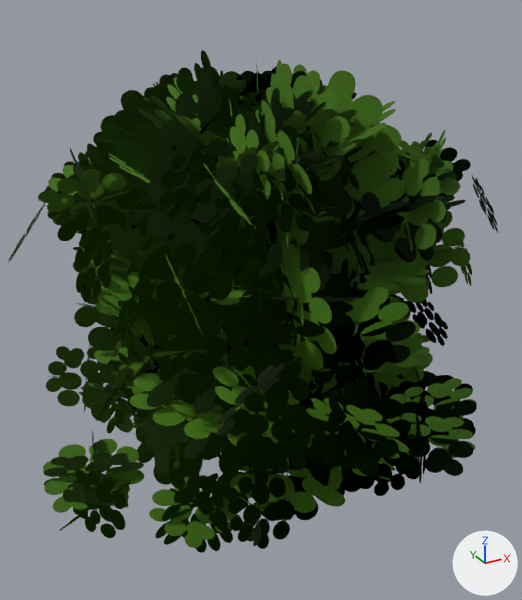
Renders of the glTF model apps/life/assets/grove/models/lod/ground/bush-2.glb from each side of a commit.
Before and after are seen from a 50 mm lens placed at (-0.469, -0.839, 0.756), pointed at (-0.008, 0.0, 0.337). Lighting does not change. The marker at lower right points along +X, +Y and +Z. The older version comes first. Where no turn or scale is listed for an object, it has been applied to the vertices.

In view in the first picture: 'Bush_Large'.
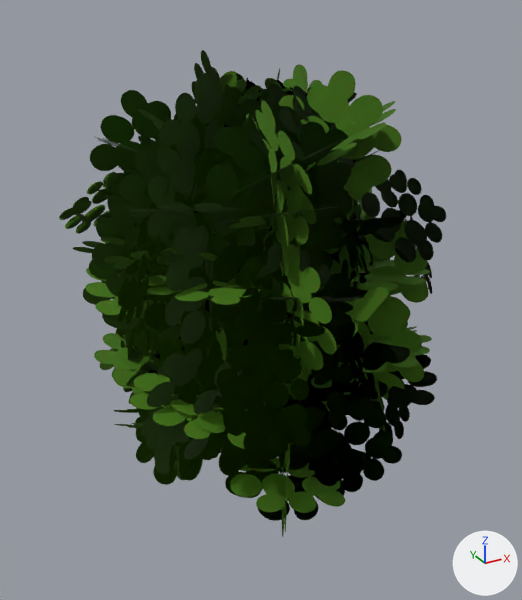
Commit message: Grove look round five: nothing dies (518 of 518 trees)

Where the newer file only moved an object's origin or applied its transform, the numbers keep the older frame.

Changed parts and their boxes [x1, y1, x2, y2] in the pictures (522 x 600 px):
```json
{"object": "Bush_Large", "change": "reshaped", "before": [8, 50, 498, 553], "after": [59, 50, 446, 537]}
{"part": 1, "of": "me_tree_046", "change": "deleted", "before": [8, 60, 498, 553], "on screen": "green"}
{"part": 2, "of": "me_tree_046", "change": "cut back", "before": [74, 73, 433, 488], "after": [97, 73, 422, 488], "on screen": "mostly hidden"}
```

The change, as JSON lines over the scene's bpy script:
```json
{"block": "me_tree_046", "where": "# used by ob_bush_large; location = (0.003, 0.0, 0.35)"}
{"op": "remove", "block": "me_tree_046", "code": "me_tree_046.from_pydata(...)  # 1532 vertices, 756 faces; spans x -0.376..0.376, y -0.395..0.395, z -0.35..0.35"}
{"op": "add", "block": "me_tree_046", "code": "me_tree_046.from_pydata(...)  # 723 vertices, 345 faces; spans x -0.302..0.304, y -0.32..0.308, z -0.35..0.35"}
{"block": "me_tree_046", "change": "me_tree_046 part 1: 199 loose pieces with 776 vertices, spanning x -0.376..0.376, y -0.395..0.395, z -0.291..0.344, are deleted"}
{"block": "me_tree_046", "change": "me_tree_046 part 2"}
{"block": "me_tree_046", "change": "33 vertices are removed from x -0.283..0.198, y -0.229..0.262, z -0.147..0.282"}
{"block": "me_tree_046", "change": "66 faces are deleted"}
{"block": "me_tree_046", "change": "33 new faces join them"}
```
